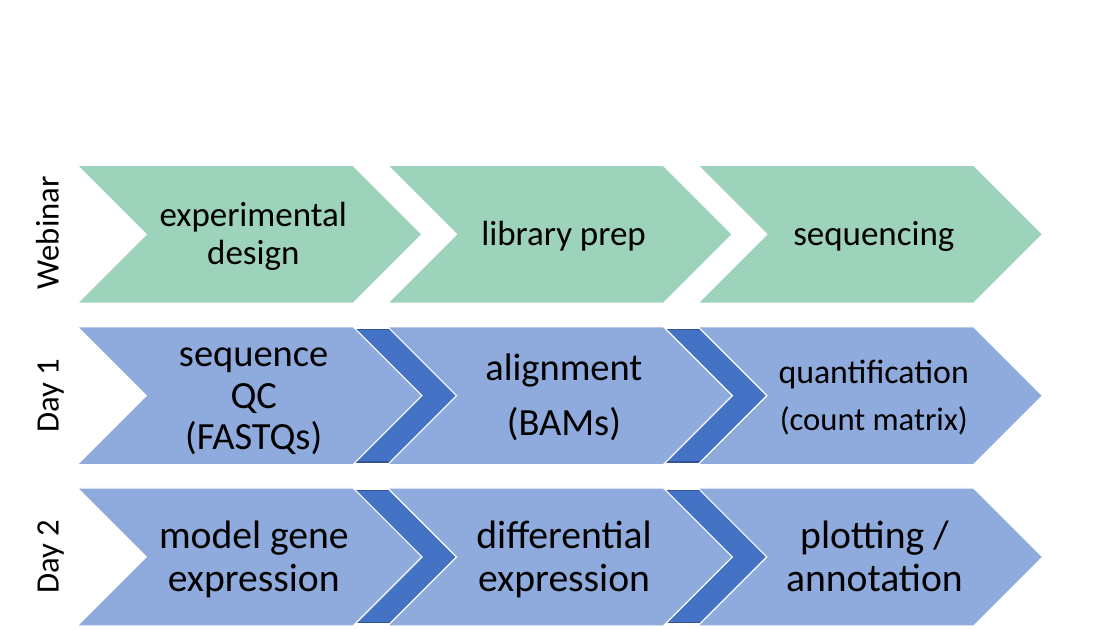
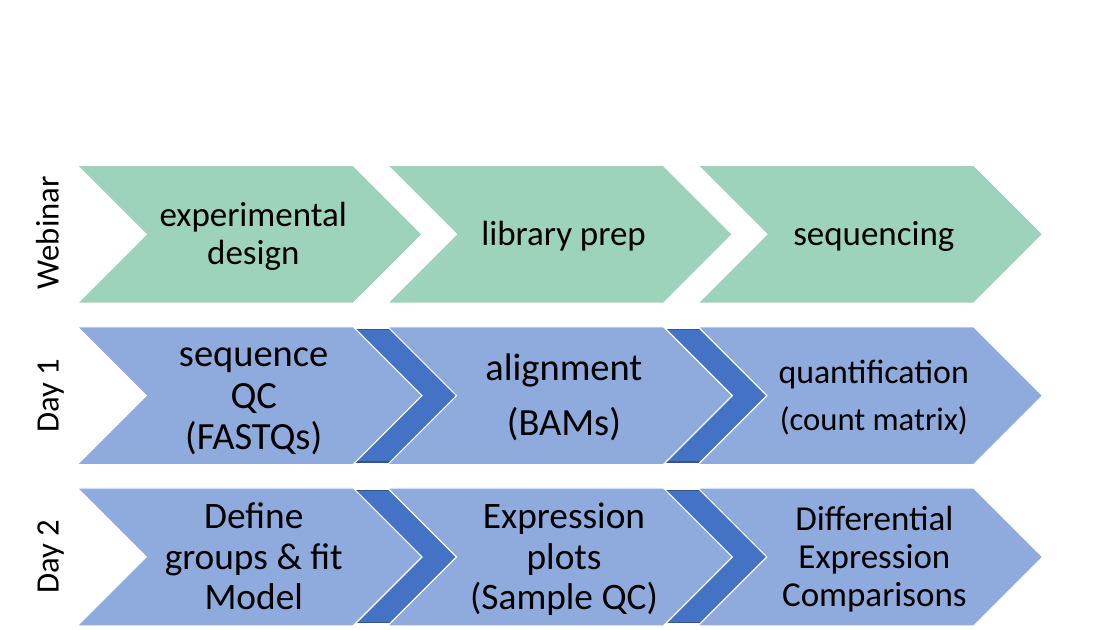
Before and after one commit to umich-brcf-bioinf/2021-08-09-umich-rnaseq-demystified, a slide deck: slide 1 of images/source/RSD_workshop_wayfinder.pptx. Drawn at 1120x630 pixels with LibreOffice and Linux fonts; fonts in the diff are those of the drawing. Boxes give left, top, right and bottom in pixels: in the first picture for what was removed or moved away, otherwise in the second. Text is boxed around its words. In the diff, an @@ line names an element or a change of style, - is before the commit and + after.

Commit message:
Updated Day2 text for wayfinder powerpoint

```diff
--- a/images/source/RSD_workshop_wayfinder.pptx
+++ b/images/source/RSD_workshop_wayfinder.pptx
@@ text in freeform shape at [165,502,342,610]: text changed; size 34 to 32 pt @@
-model gene expression
+Define groups & fit Model
@@ text in freeform shape at [470,502,658,615]: text changed; size 34 to 32 pt @@
-differential expression
+Expression plots (Sample QC)
@@ text in freeform shape at [782,505,966,612]: text changed; size 34 to 30 pt @@
-plotting / annotation
+Differential Expression Comparisons
```
